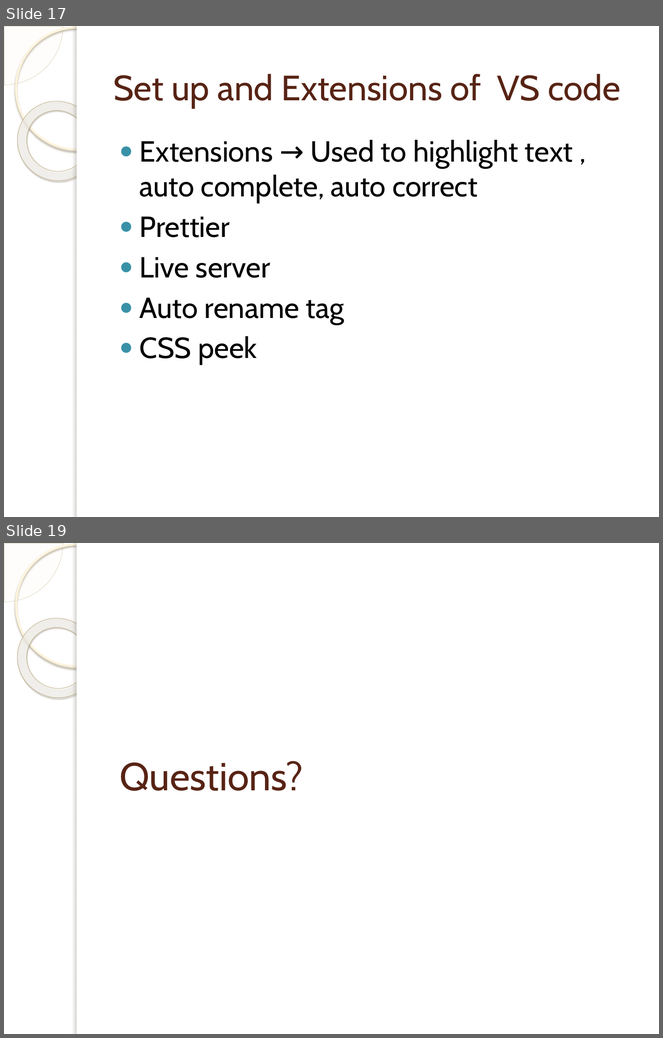
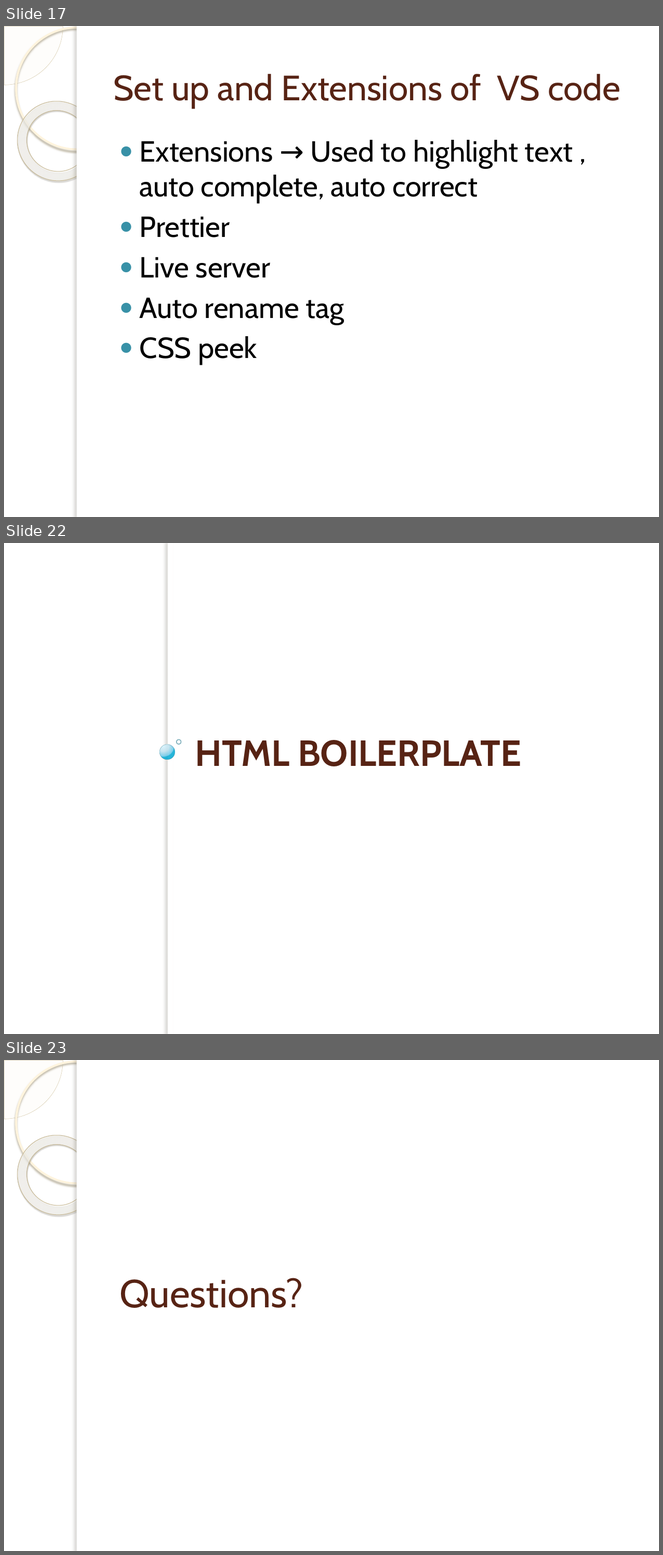
Before and after one commit to deepthimedisetty23/entri-notes, a slide deck: Session wise ppts and notes/session-1.pptx. Shown one above the other, each under a label of ours: slides 17 and 19 before the commit, slides 17, 22 and 23 after it; the slides between them are not shown. The pictures are 663x1038 and 663x1555 pixels, drawn with LibreOffice and Linux fonts; fonts in the diff are those of the drawing; background and template pictures are left out. Boxes give left, top, right and bottom in pixels: in the first picture for what was removed or moved away, otherwise in the second. Text is boxed around its words. In the diff, an @@ line names an element or a change of style, - is before the commit and + after.

```diff
--- a/Session wise ppts and notes/session-1.pptx
+++ b/Session wise ppts and notes/session-1.pptx
@@ slide 22 added at [4, 543, 659, 1034], background picture (left out) @@
@@ rectangle added at [168, 543, 173, 1034], fill #FFFFFF @@
@@ ellipse added at [160, 745, 175, 760], fill gradient #DAF4FF to #C3E3F0 to #6BC7E8 to #00ABD5, outline #308EA5 0.16 pt @@
@@ ellipse added at [176, 740, 181, 744], outline #318093 1 pt @@
@@ title added at [195, 740, 521, 767], 40 pt, text #572314, bold @@
+HTML BOILERPLATE
@@ what was slide 19 is now slide 23 @@
```
Also in this commit, not shown: 1 slide changed, 4 other slides added, 1 slide removed, 5 other files.
